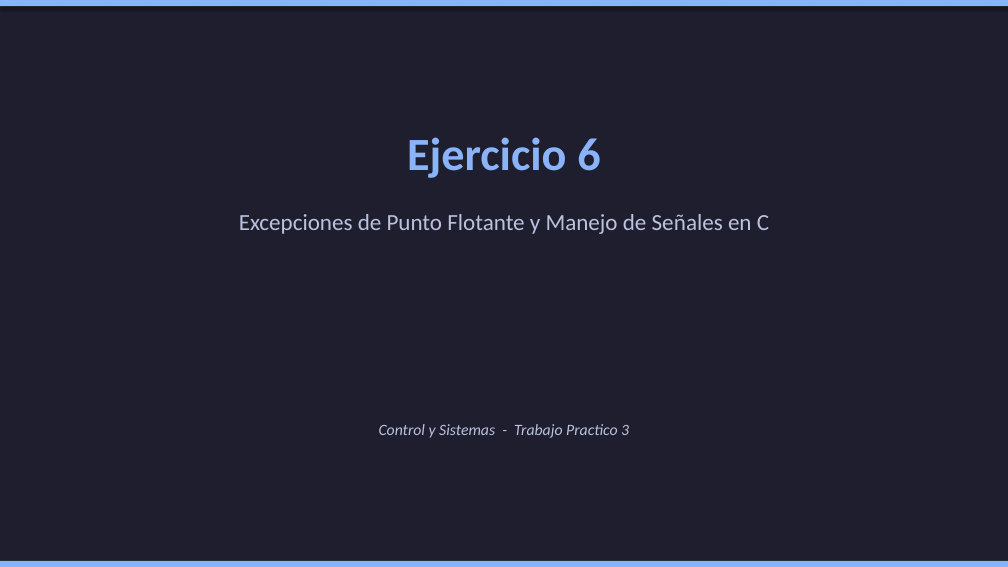
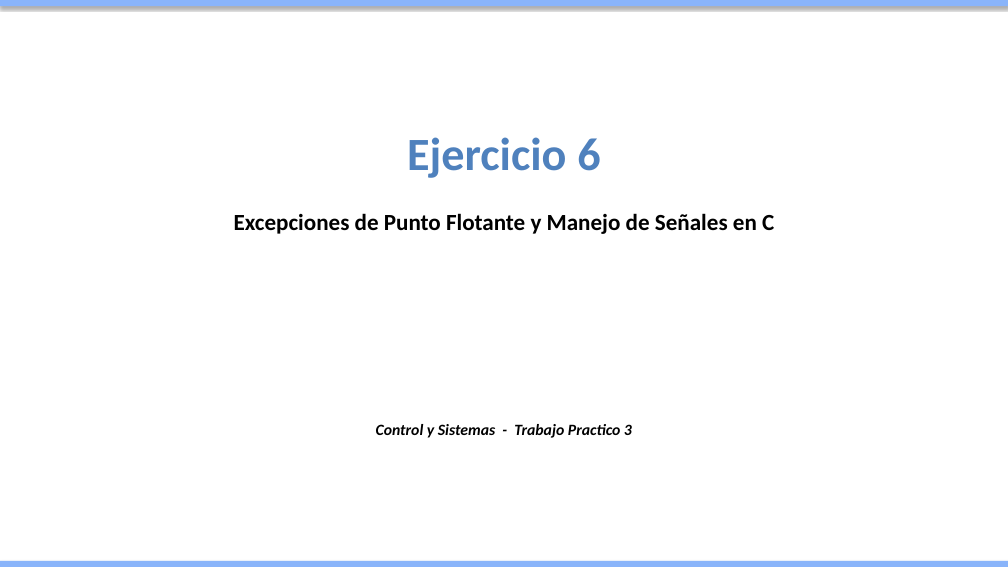
Before and after one commit to Juan-Stella/Control-y-Sistemas, a slide deck: slide 1 of Tp3/Ejercicio_6_Presentacion.pptx. Drawn at 1008x567 pixels with LibreOffice and Linux fonts; fonts in the diff are those of the drawing. Boxes give left, top, right and bottom in pixels: in the first picture for what was removed or moved away, otherwise in the second. Text is boxed around its words. In the diff, an @@ line names an element or a change of style, - is before the commit and + after.

```diff
--- a/Tp3/Ejercicio_6_Presentacion.pptx
+++ b/Tp3/Ejercicio_6_Presentacion.pptx
@@ background #1E1E2E to #FFFFFF @@
@@ text "Ejercicio 6" at [407,137,600,178]: text colour #89B4FA to #4F81BD @@
@@ text "Excepciones de Punto Flotante y ..." at [234,213,774,234]: text colour #BAC2DE to #000000, bold on @@
@@ text "Control y Sistemas - Trabajo ..." at [376,424,632,438]: text colour #BAC2DE to #000000, bold on @@
```
Also in this commit, not shown: 4 other slides changed, 1 other file.
